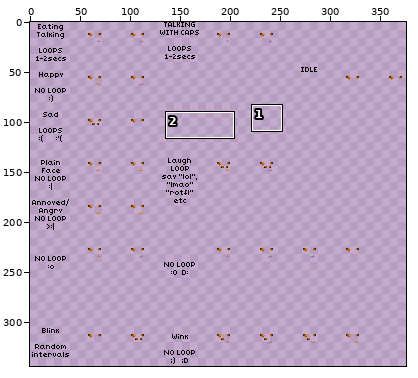
File history of a sprite sheet, humanoid/sbqLoki_LokiVulpix/emote.png. The first picture is a wide view before the edit; the outline marks the close-up.
Close-up. Old version:
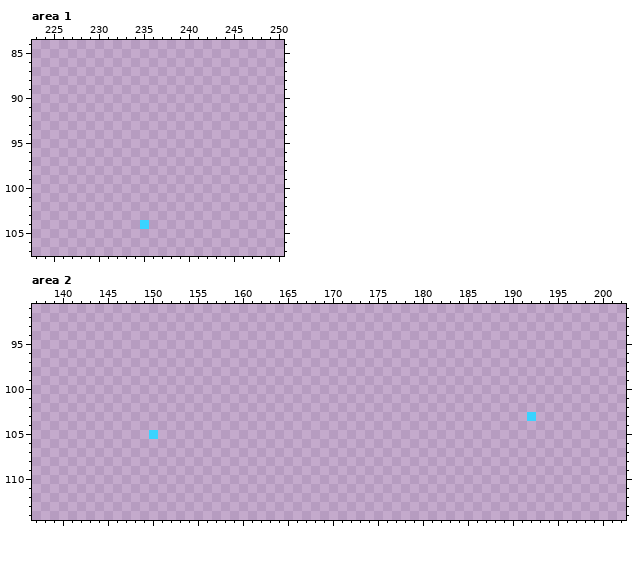
The file is 387x344 pixels. Shown: area 1: x 223..250, y 84..107; area 2: x 137..202, y 91..114. The wide view leaves out empty margins.
And afterwards:
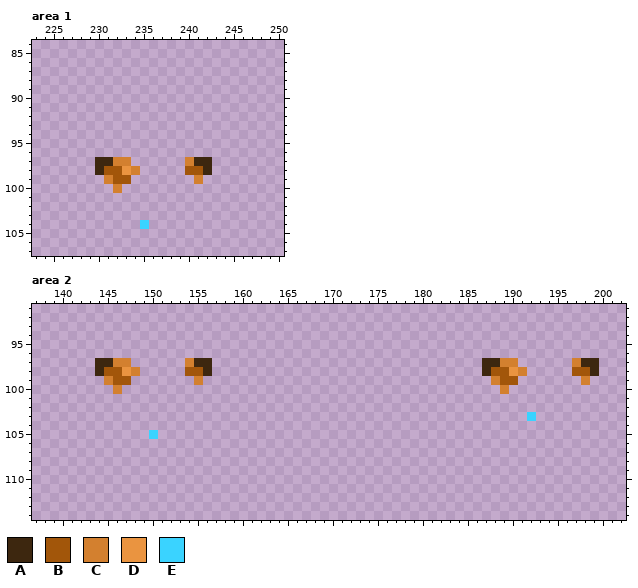
Palette (. is transparent): A #3d270f  B #a2560a  C #d3802f  D #ea9440  E #3ad3ff
The commit says: fix Loki missing ears in sad emote
Difference:
{"where": "area 1"}
{"y":97,"x":230,"old":"....","new":"AACC"}
{"y":97,"x":240,"old":"...","new":"CAA"}
{"y":98,"x":230,"old":".....","new":"ABBDC"}
{"y":98,"x":240,"old":"...","new":"BBA"}
{"y":99,"x":231,"old":"...","new":"CBB"}
{"y":99,"x":241,"old":".","new":"C"}
{"y":100,"x":232,"old":".","new":"C"}
{"where": "area 2"}
{"y":97,"x":144,"old":"....","new":"AACC"}
{"y":97,"x":154,"old":"...","new":"CAA"}
{"y":97,"x":187,"old":"....","new":"AACC"}
{"y":97,"x":197,"old":"...","new":"CAA"}
{"y":98,"x":144,"old":".....","new":"ABBDC"}
{"y":98,"x":154,"old":"...","new":"BBA"}
{"y":98,"x":187,"old":".....","new":"ABBDC"}
{"y":98,"x":197,"old":"...","new":"BBA"}
{"y":99,"x":145,"old":"...","new":"CBB"}
{"y":99,"x":155,"old":".","new":"C"}
{"y":99,"x":188,"old":"...","new":"CBB"}
{"y":99,"x":198,"old":".","new":"C"}
{"y":100,"x":146,"old":".","new":"C"}
{"y":100,"x":189,"old":".","new":"C"}
{"label":"added","picture_box":[95,157,140,193]}
{"label":"added","picture_box":[185,157,212,184]}
{"label":"added","picture_box":[95,358,140,394]}
{"label":"added","picture_box":[185,358,212,385]}
{"label":"added","picture_box":[482,358,527,394]}
{"label":"added","picture_box":[572,358,599,385]}
